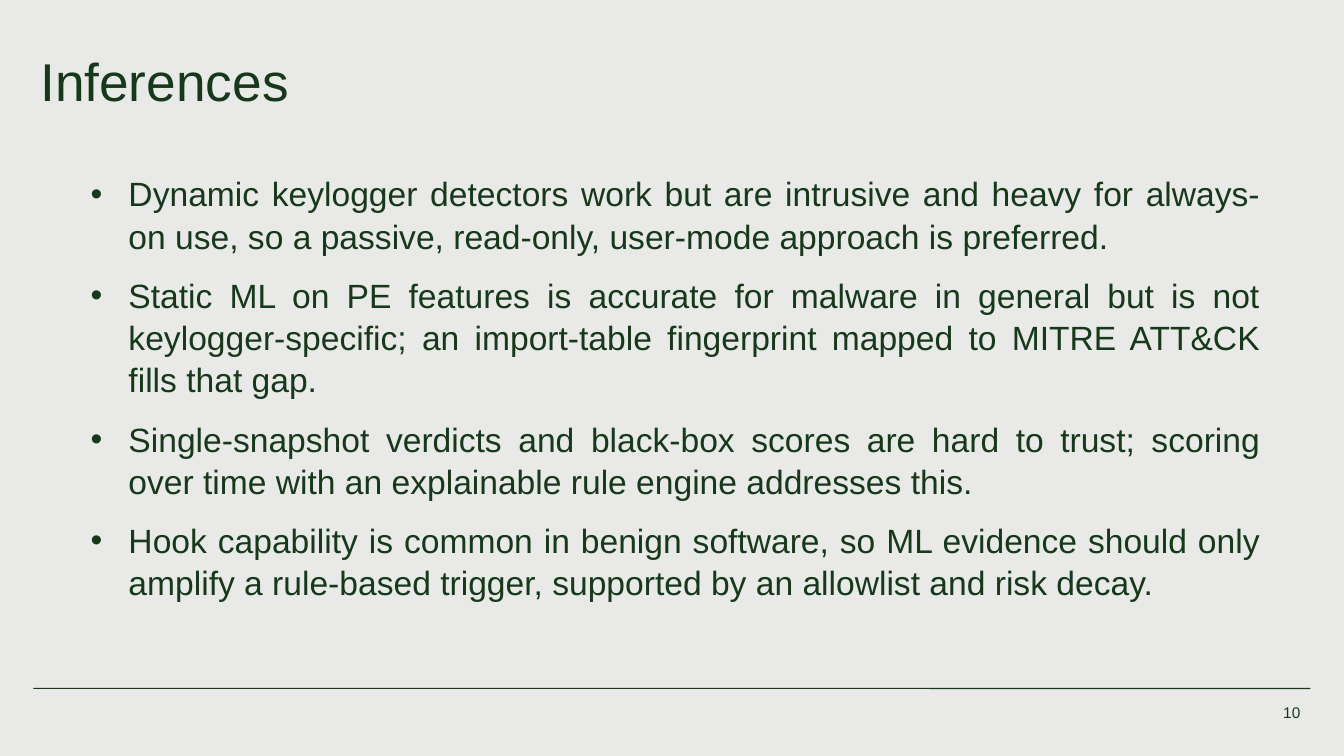
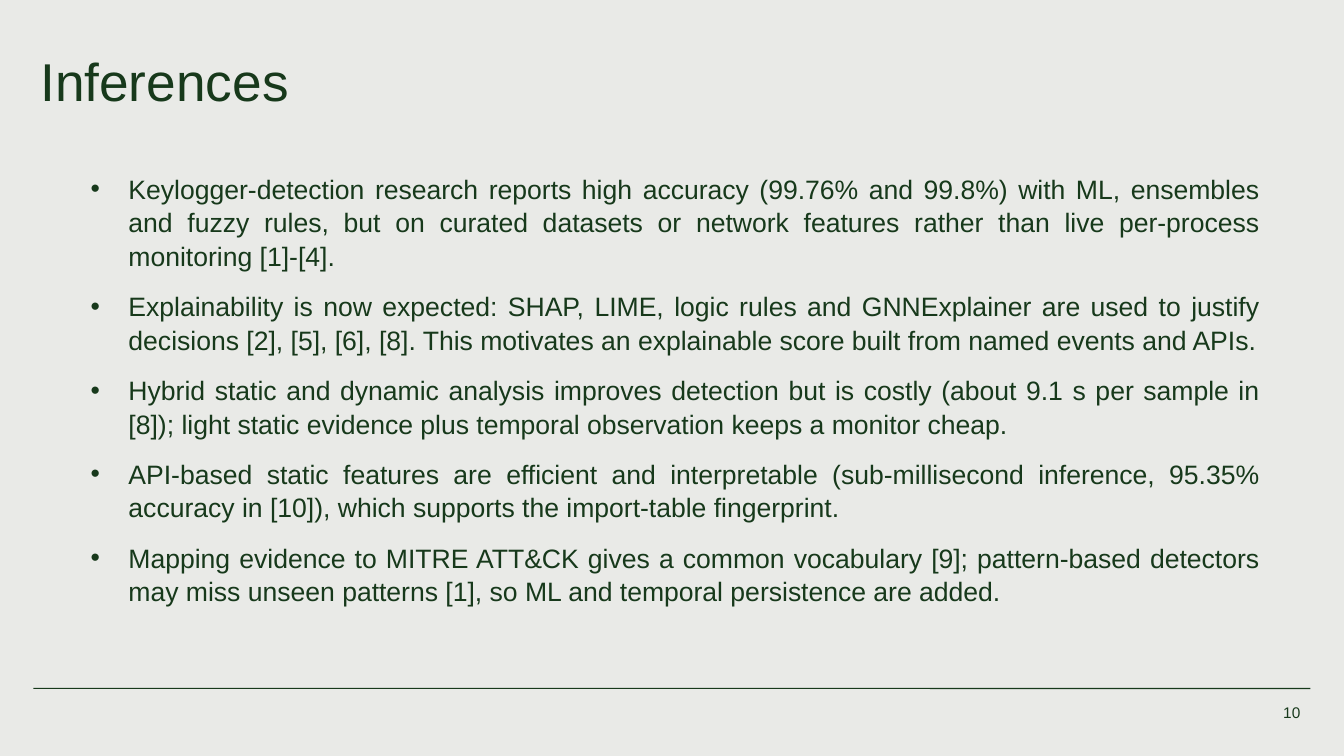
Before and after one commit to abijit2626/keyboard-hook-behavioral-detector, a slide deck: slide 10 of presentation/Keyboard_Hook_Behavioral_Detector.pptx. Drawn at 1344x756 pixels with LibreOffice and Linux fonts; fonts in the diff are those of the drawing. Boxes give left, top, right and bottom in pixels: in the first picture for what was removed or moved away, otherwise in the second. Text is boxed around its words. In the diff, an @@ line names an element or a change of style, - is before the commit and + after.

```diff
--- a/presentation/Keyboard_Hook_Behavioral_Detector.pptx
+++ b/presentation/Keyboard_Hook_Behavioral_Detector.pptx
@@ text at box(128, 179, 1259, 607): text changed; size 24 to 19 pt @@
-• Dynamic keylogger detectors work but are intrusive and heavy for always-on use, so a passive, read-only, user-mode approach is preferred.
-• Static ML on PE features is accurate for malware in general but is not keylogger-specific; an import-table fingerprint mapped to MITRE ATT&CK fills that gap.
-• Single-snapshot verdicts and black-box scores are hard to trust; scoring over time with an explainable rule engine addresses this.
-• Hook capability is common in benign software, so ML evidence should only amplify a rule-based trigger, supported by an allowlist and risk decay.
+• Keylogger-detection research reports high accuracy (99.76% and 99.8%) with ML, ensembles and fuzzy rules, but on curated datasets or network features rather than live per-process monitoring [1]-[4].
+• Explainability is now expected: SHAP, LIME, logic rules and GNNExplainer are used to justify decisions [2], [5], [6], [8]. This motivates an explainable score built from named events and APIs.
+• Hybrid static and dynamic analysis improves detection but is costly (about 9.1 s per sample in [8]); light static evidence plus temporal observation keeps a monitor cheap.
+• API-based static features are efficient and interpretable (sub-millisecond inference, 95.35% accuracy in [10]), which supports the import-table fingerprint.
+• Mapping evidence to MITRE ATT&CK gives a common vocabulary [9]; pattern-based detectors may miss unseen patterns [1], so ML and temporal persistence are added.
```
Also in this commit, not shown: 8 other slides changed.
